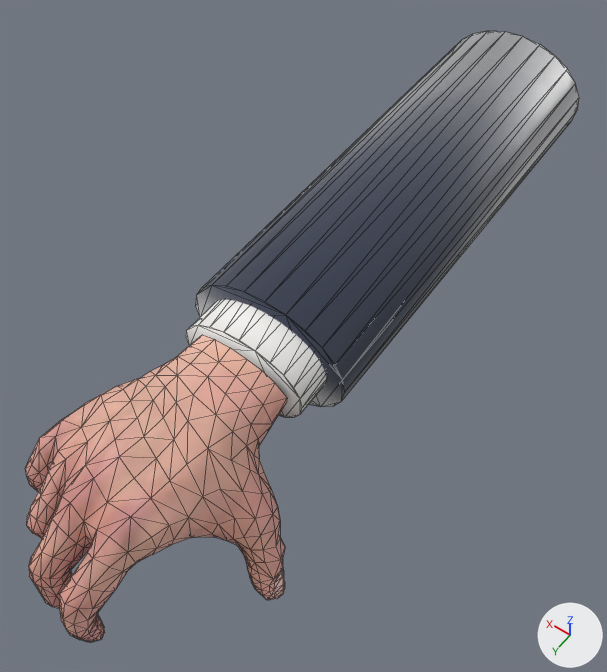
Renders of the glTF model sander-fpv/assets/models/fpv_hand_real.glb from each side of a commit.
Rendered twice from a 50 mm lens placed at (-0.183, 0.176, 0.372), pointed at (0.006, -0.088, -0.042). Arrows for +X, +Y and +Z are at lower right; the lights stay in place. The first picture is the older version. Mesh edges are drawn as thin lines. Where no turn or scale is listed for an object, it has been applied to the vertices. Vertices at exactly the same position are counted once.

In view in the first picture: 'FPV_Cuff', 'FPV_RealHumanHand', 'FPV_Sleeve'.
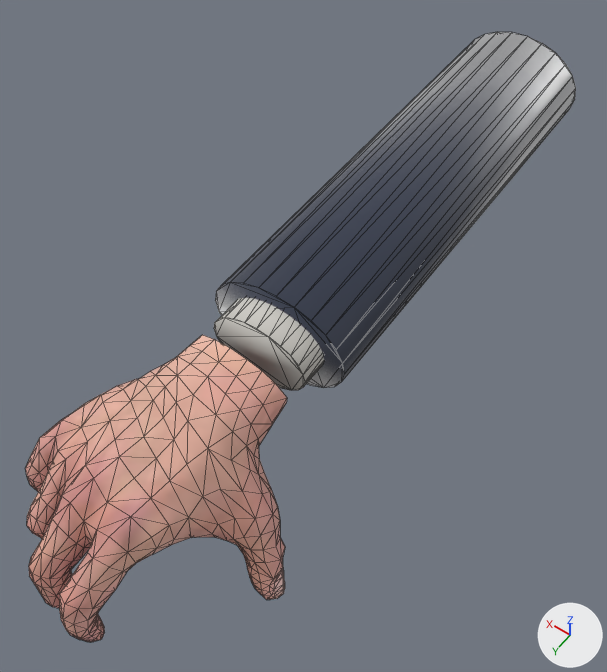
Where the newer file only moved an object's origin or applied its transform, the numbers keep the older frame.

What differs and where, as boxes (x1, y1, x2, y2) in the pictures (607 x 672 px):
'FPV_Sleeve', moved, rescaled: before (195, 31, 579, 407); after (215, 32, 576, 387)
'FPV_Cuff', recoloured, moved, rescaled (21% narrower, 22% shorter): before (186, 299, 326, 417); after (214, 298, 324, 390)

What changed in the scene script:
```text
Change mat_fpv_shirtcuff:
    where n0 = _N.new('ShaderNodeBsdfPrincipled'); n0.name = 'Principled BSDF'
    n0.inputs[0].default_value: (0.92, 0.91, 0.89, 1.0) -> (0.62, 0.6, 0.56, 1.0)  # 'Base Color', white #f6f5f2 -> 'Base Color', light grey #cecbc5
Change me_cylinder:
    used by ob_fpv_cuff; location = (0.0, -0.045, -0.002)
    remove me_cylinder.from_pydata(...)  # 48 vertices, 92 faces; spans x -0.0403..0.0403, y -0.0225..0.0225, z -0.0281..0.0281
    add me_cylinder.from_pydata(...)  # 48 vertices, 92 faces; spans x -0.0318..0.0318, y -0.028..0.008, z -0.0228..0.0228
    me_cylinder part 1: the whole mesh is scaled about its middle by (0.789, 0.8, 0.812), then moved by (0.0, -0.01, 0.0)
Change me_cylinder_001:
    used by ob_fpv_sleeve; location = (0.0, -0.195, -0.004)
    remove me_cylinder_001.from_pydata(...)  # 48 vertices, 92 faces; spans x -0.052..0.052, y -0.15..0.15, z -0.04..0.04
    add me_cylinder_001.from_pydata(...)  # 48 vertices, 92 faces; spans x -0.046..0.046, y -0.15..0.15, z -0.034..0.034
    me_cylinder_001 part 2: the whole mesh is scaled about its middle by (0.87, 1, 0.87)
Change ob_fpv_sleeve:
    ob_fpv_sleeve.location: (0.0, -0.195, -0.004) -> (0.0, -0.205, -0.004)
```
